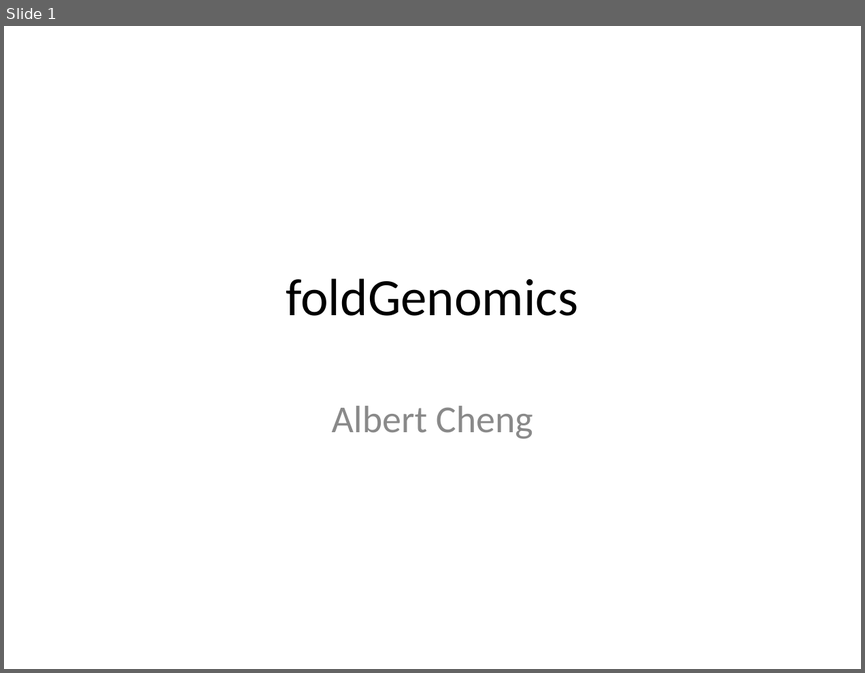
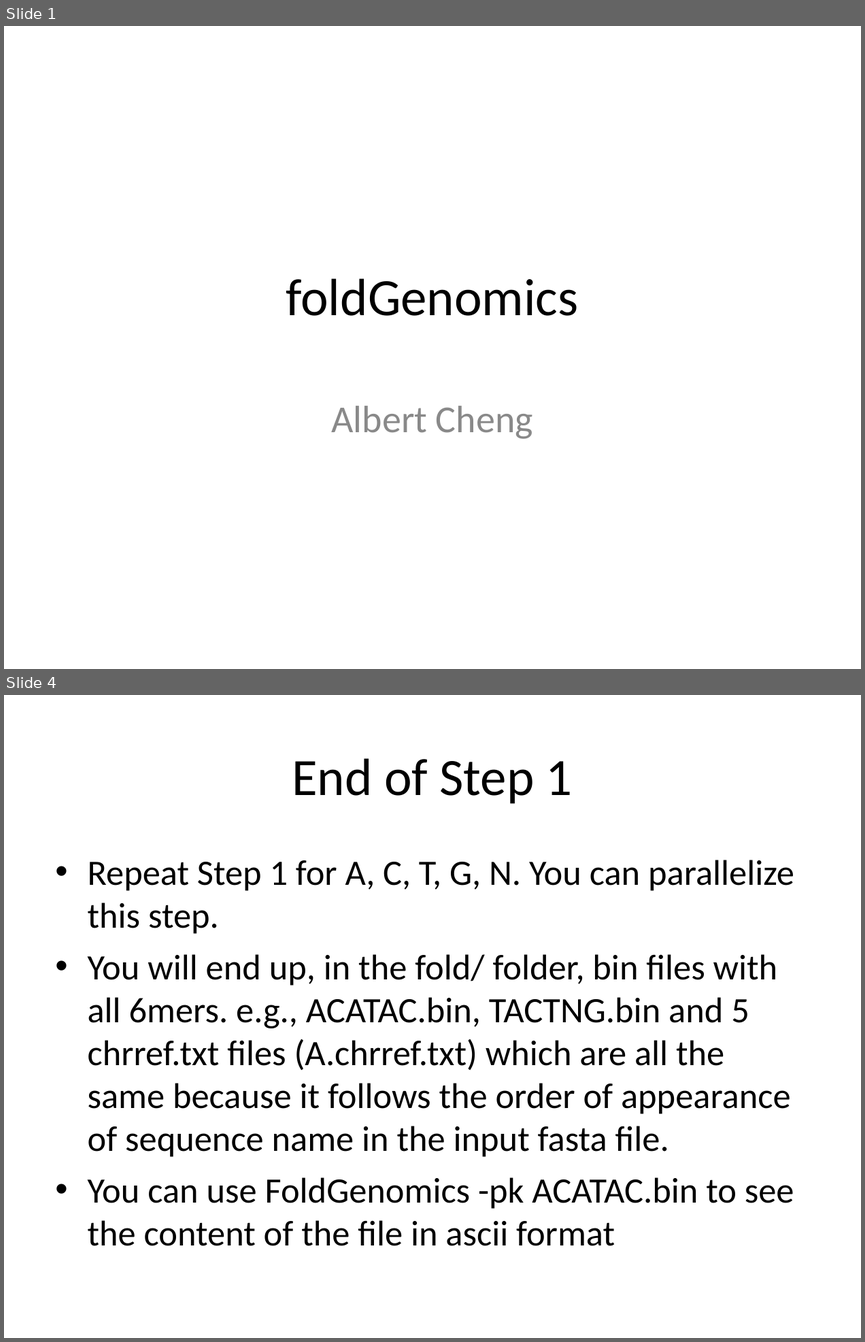
Before and after one commit to albertwcheng/foldGenomics, a slide deck: foldGenomics.ppt. Shown one above the other, each under a label of ours: slide 1 before the commit, slides 1 and 4 after it; the slides between them are not shown. The pictures are 865x673 and 865x1342 pixels, drawn with LibreOffice and Linux fonts; fonts in the diff are those of the drawing. Boxes give left, top, right and bottom in pixels: in the first picture for what was removed or moved away, otherwise in the second. Text is boxed around its words. In the diff, an @@ line names an element or a change of style, - is before the commit and + after.

```diff
--- a/foldGenomics.ppt
+++ b/foldGenomics.ppt
@@ slide 4 added at <box>4,695,861,1338</box>, background #FFFFFF @@
@@ title added at <box>292,758,572,804</box>, 44 pt, text #000000 @@
+End of Step 1
@@ text added at <box>88,860,794,1246</box>, 30 pt, text #000000 @@
+• Repeat Step 1 for A, C, T, G, N. You can parallelize this step.
+• You will end up, in the fold/ folder, bin files with all 6mers. e.g., ACATAC.bin, TACTNG.bin and 5 chrref.txt files (A.chrref.txt) which are all the same because it follows the order of appearance of sequence name in the input fasta file.
+• You can use FoldGenomics -pk ACATAC.bin to see the content of the file in ascii format
```
Also in this commit, not shown: 1 slide changed, 7 other slides added, 1 slide removed.
